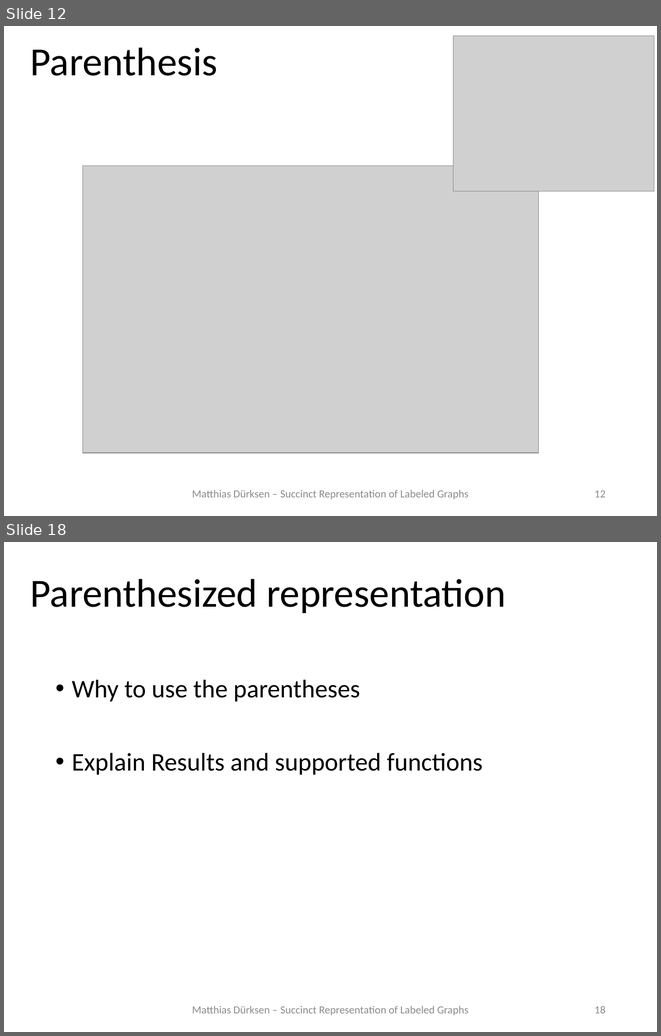
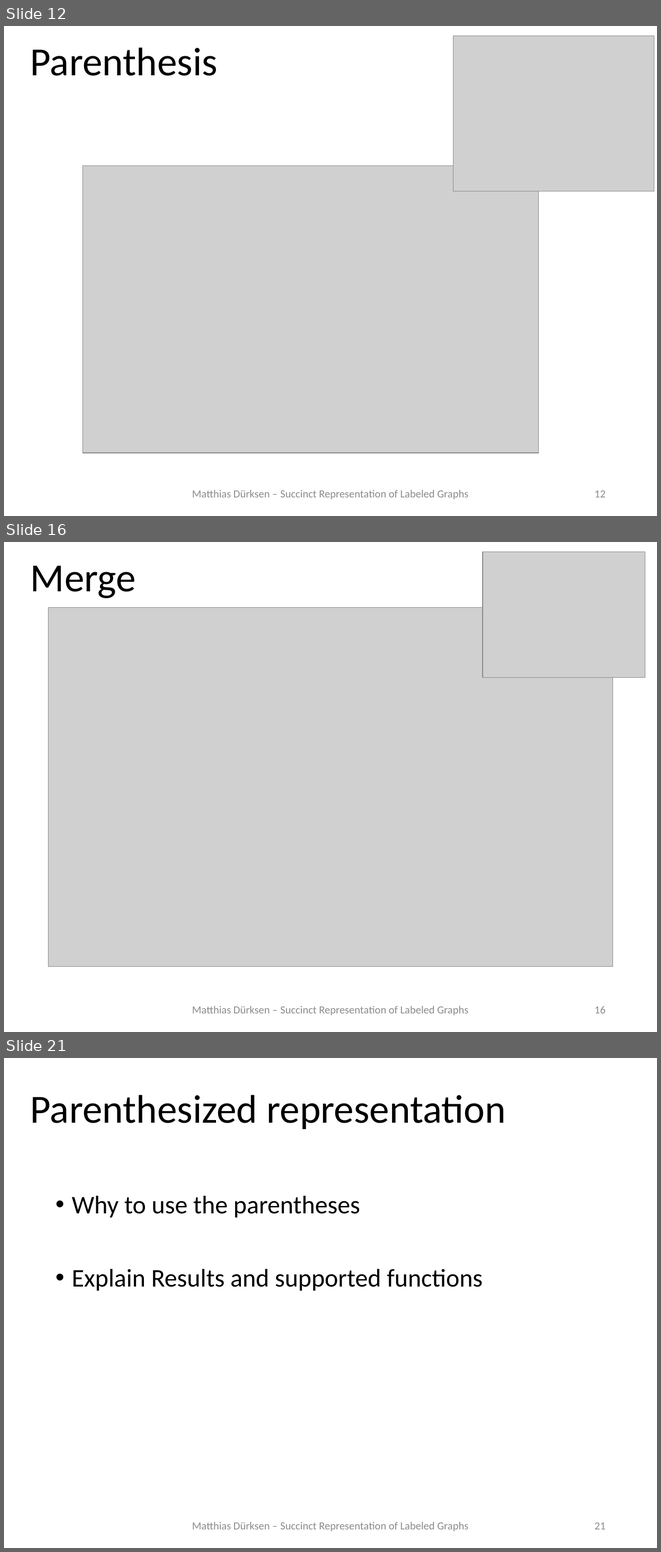
Before and after one commit to MatthiasDuerksen/Seminar_AlgCompressedGraphs, a slide deck: Talk/secondVersion/Talk_Duerksen_v2.pptx. Shown one above the other, each under a label of ours: slides 12 and 18 before the commit, slides 12, 16 and 21 after it; the slides between them are not shown. The pictures are 661x1036 and 661x1552 pixels, drawn with LibreOffice and Linux fonts; fonts in the diff are those of the drawing; grey boxes stand for pictures. Boxes give left, top, right and bottom in pixels: in the first picture for what was removed or moved away, otherwise in the second. Text is boxed around its words. In the diff, an @@ line names an element or a change of style, - is before the commit and + after.

```diff
--- a/Talk/secondVersion/Talk_Duerksen_v2.pptx
+++ b/Talk/secondVersion/Talk_Duerksen_v2.pptx
@@ slide 16 added at bbox=[4, 542, 657, 1032], background #FFFFFF @@
@@ picture added at bbox=[483, 552, 645, 677] @@
@@ title added at bbox=[30, 565, 136, 598], 44 pt, text #000000 @@
+Merge
@@ picture added at bbox=[49, 607, 613, 967] @@
@@ text added at bbox=[192, 1006, 468, 1015], 12 pt, text #8C8C8C @@
+Matthias Dürksen – Succinct Representation of Labeled Graphs
@@ page number added at bbox=[594, 1006, 606, 1013], 12 pt, text #8C8C8C @@
+16
@@ what was slide 18 is now slide 21 @@
@@ page number at bbox=[594, 1522, 606, 1529]: text changed @@
-18
+21
```
Also in this commit, not shown: 14 slides changed, 2 other slides added, 34 other files.
